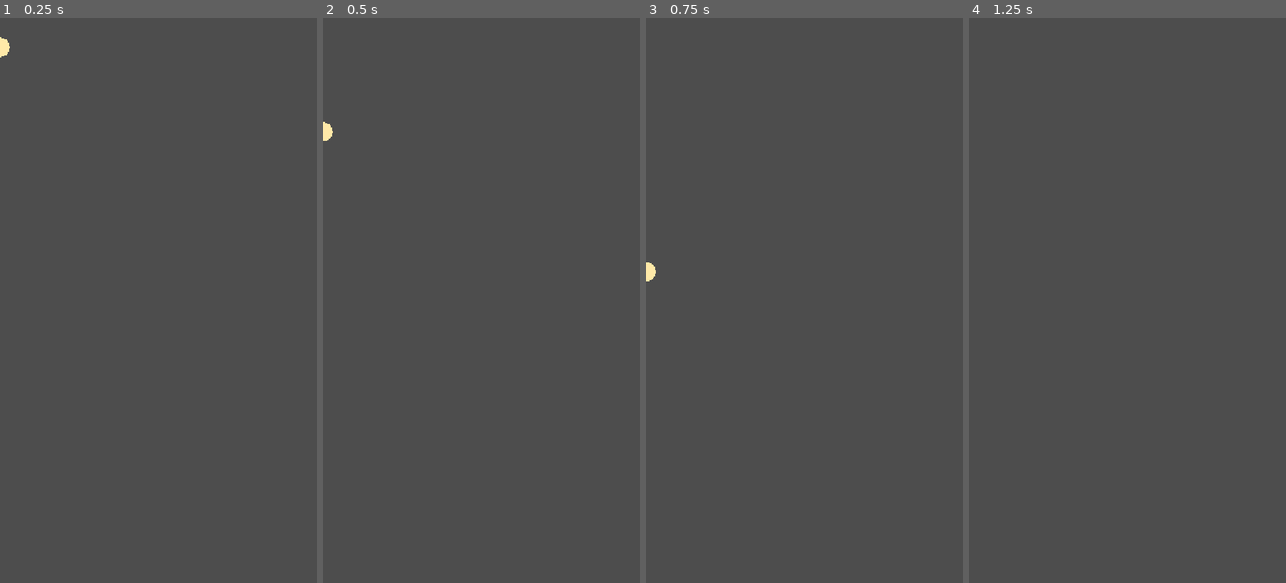
Above: before the commit, frames 1-4 (left to right).
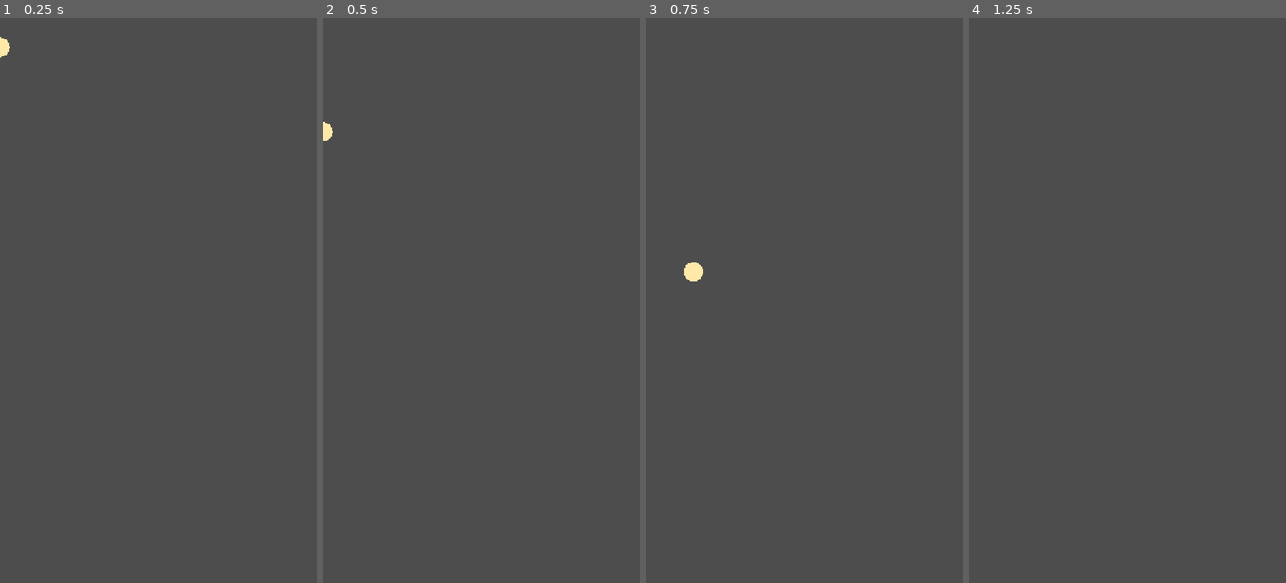
Above: after the commit, the same moments.

Repository: fedichkin/spark-climb
Game: Godot game, scene res://player/player.tscn
Same seed, same stepped clock (60 frames per second), same inputs: the game is played once before the commit and once after it. This scene is started directly instead of the project's main scene.
Inputs (mouse positions are in pixels of both pictures, inside the frame that each line leads up to):
- Up to frame 1 (0.25 s): no input
- Up to frame 2 (0.5 s): no input
- Up to frame 3 (0.75 s): move the mouse to (874, 272) at 0.52 s; hold Right (move_right, bound only after the commit) from 0.53 s (still down)
- Up to frame 4 (1.25 s): keep holding Right (move_right, bound only after the commit)

Frames 1-2 are identical in both runs. In frame 3, 0.2% of the frame differs, in the area x 0-18%, y 43-47%; in frame 4, nothing differs.

Commit message:
feat: add TouchInput with relative drag and keyboard control

Diff:
--- a/player/player.gd
+++ b/player/player.gd
@@ -1,6 +1,6 @@
 ## The hero: applies gravity, bounces automatically on every landing on a
 ## Platform and reports the landing quality via the `landed` signal.
-## Horizontal control and screen wrap are added on top of this.
+## Horizontal offset comes from the TouchInput child node.
 class_name Player
 extends CharacterBody2D
 
@@ -14,6 +14,7 @@
 
 @onready var _collision: CollisionShape2D = $CollisionShape2D
 @onready var _body: Polygon2D = $Body
+@onready var _touch_input: TouchInput = $TouchInput
 
 
 func _ready() -> void:
@@ -22,10 +23,18 @@
 
 func _physics_process(delta: float) -> void:
 	velocity.y += config.gravity * delta
-	velocity.x = 0.0
+	velocity.x = _horizontal_velocity(delta)
 	move_and_slide()
 	if is_on_floor():
 		_bounce()
+
+
+## Converts this frame's input offset into velocity, capped by
+## max_horizontal_speed. No input means no horizontal motion (no inertia).
+func _horizontal_velocity(delta: float) -> float:
+	var max_step: float = config.max_horizontal_speed * delta
+	var dx: float = clampf(_touch_input.consume_dx(delta), -max_step, max_step)
+	return dx / delta
 
 
 func _bounce() -> void:
--- a/player/player.tscn
+++ b/player/player.tscn
@@ -2,6 +2,7 @@
 
 [ext_resource type="Script" uid="uid://c7oischgxcjno" path="res://player/player.gd" id="1_script"]
 [ext_resource type="Resource" uid="uid://c1cgxidisq2dj" path="res://config/game_config.tres" id="2_config"]
+[ext_resource type="Script" uid="uid://begkfrhuextbt" path="res://player/touch_input.gd" id="3_touch"]
 
 [node name="Player" type="CharacterBody2D" unique_id=636313780]
 script = ExtResource("1_script")
@@ -11,3 +12,7 @@
 
 [node name="Body" type="Polygon2D" parent="." unique_id=1712114396]
 color = Color(1, 0.9137255, 0.65882355, 1)
+
+[node name="TouchInput" type="Node" parent="." unique_id=1314315207]
+script = ExtResource("3_touch")
+config = ExtResource("2_config")
--- /dev/null
+++ b/player/touch_input.gd
@@ -0,0 +1,27 @@
+## Turns player input into a horizontal offset per physics frame:
+## relative drag of the first finger (mouse on PC via touch emulation)
+## plus the move_left / move_right keyboard actions. Does not move the hero.
+class_name TouchInput
+extends Node
+
+@export var config: GameConfig
+
+## Horizontal finger movement accumulated since the last consume_dx(), px.
+var _pending_drag_x: float = 0.0
+
+
+func _input(event: InputEvent) -> void:
+	# Only the first finger steers; vertical movement is ignored.
+	var drag: InputEventScreenDrag = event as InputEventScreenDrag
+	if drag != null and drag.index == 0:
+		_pending_drag_x += drag.relative.x
+
+
+## Returns the desired hero offset for this frame (not yet clamped)
+## and resets the accumulated drag.
+func consume_dx(delta: float) -> float:
+	var drag_dx: float = _pending_drag_x * config.drag_sensitivity
+	_pending_drag_x = 0.0
+	var key_speed: float = config.max_horizontal_speed * config.keyboard_speed_ratio
+	var key_dx: float = Input.get_axis("move_left", "move_right") * key_speed * delta
+	return drag_dx + key_dx
--- a/project.godot
+++ b/project.godot
@@ -25,6 +25,21 @@
 window/stretch/aspect="keep_width"
 window/handheld/orientation=1
 
+[input]
+
+move_left={
+"deadzone": 0.2,
+"events": [Object(InputEventKey,"resource_local_to_scene":false,"resource_name":"","device":-1,"window_id":0,"alt_pressed":false,"shift_pressed":false,"ctrl_pressed":false,"meta_pressed":false,"pressed":false,"keycode":0,"physical_keycode":4194319,"key_label":0,"unicode":0,"location":0,"echo":false,"script":null)
+, Object(InputEventKey,"resource_local_to_scene":false,"resource_name":"","device":-1,"window_id":0,"alt_pressed":false,"shift_pressed":false,"ctrl_pressed":false,"meta_pressed":false,"pressed":false,"keycode":0,"physical_keycode":65,"key_label":0,"unicode":97,"location":0,"echo":false,"script":null)
+]
+}
+move_right={
+"deadzone": 0.2,
+"events": [Object(InputEventKey,"resource_local_to_scene":false,"resource_name":"","device":-1,"window_id":0,"alt_pressed":false,"shift_pressed":false,"ctrl_pressed":false,"meta_pressed":false,"pressed":false,"keycode":0,"physical_keycode":4194321,"key_label":0,"unicode":0,"location":0,"echo":false,"script":null)
+, Object(InputEventKey,"resource_local_to_scene":false,"resource_name":"","device":-1,"window_id":0,"alt_pressed":false,"shift_pressed":false,"ctrl_pressed":false,"meta_pressed":false,"pressed":false,"keycode":0,"physical_keycode":68,"key_label":0,"unicode":100,"location":0,"echo":false,"script":null)
+]
+}
+
 [input_devices]
 
 pointing/emulate_touch_from_mouse=true
Not shown, added: player/touch_input.gd.uid
Not shown, changed: docs/ROADMAP.md
